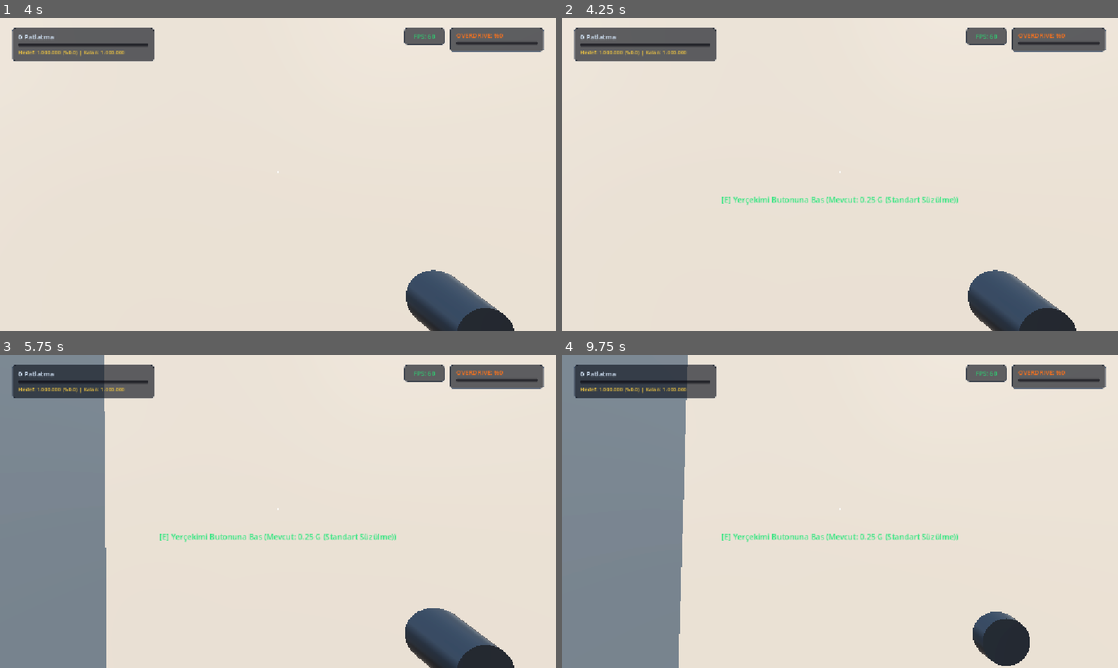
Above: before the commit, frames 1-4 (two rows, left to right).
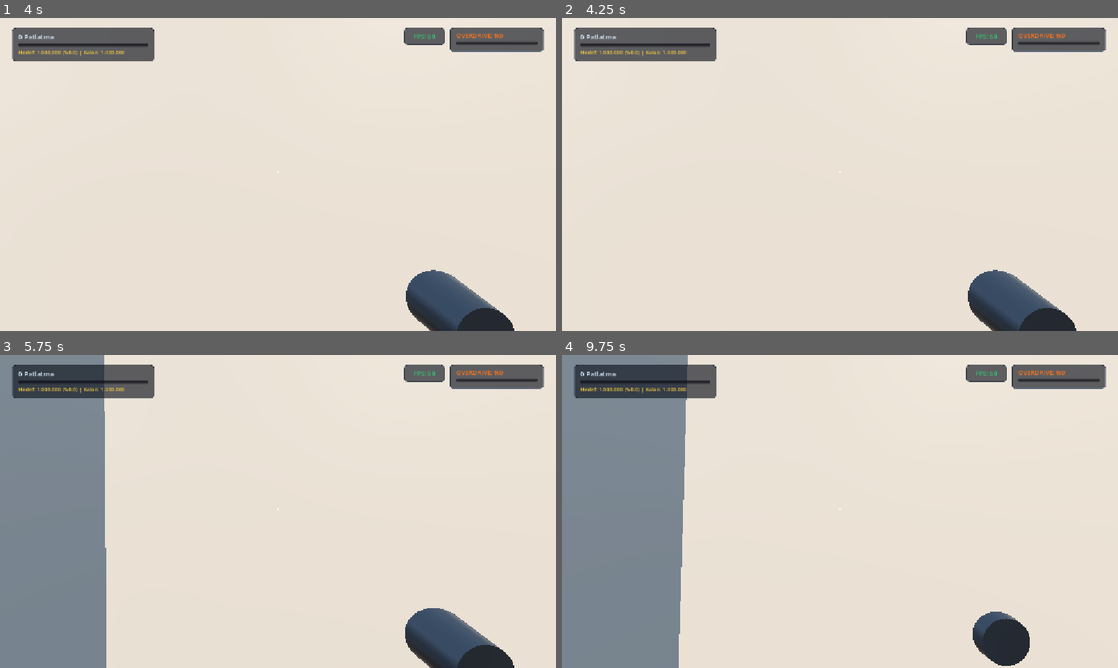
Above: after the commit, the same moments.

Repository: atalhatulu/balloon-room
Game: Godot game, scene res://scenes/main.tscn
The game is run twice, just before and just after one commit, with the same random seed, the same clock (stepped at 60 frames per second) and the same inputs.
Inputs (mouse positions are in pixels of both pictures, inside the frame that each line leads up to):
- Up to frame 1 (4 s): tap Enter at 0.5, 2.75 s; move the mouse to (272, 180) at 0.52 s; hold W 0.53-2.78 s; tap E at 0.6, 1.35, 2.3, 3.05, 3.8 s; click (272, 180) at 0.67 s; tap Space at 0.77, 1.52, 2, 3.02, 3.5, 3.77 s; move the mouse to (316, 177) at 1.27 s; move the mouse to (233, 171) at 2.02 s; tap Q at 2.1 s; move the mouse to (283, 174) at 2.77 s; hold A 2.78-3.53 s; tap R at 2.85 s; click (283, 174) at 2.92 s; move the mouse to (255, 168) at 3.52 s; hold W from 3.53 s (still down); tap G at 3.6 s
- Up to frame 2 (4.25 s): keep holding W
- Up to frame 3 (5.75 s): keep holding W; move the mouse to (305, 511) at 4.27 s; tap F at 4.35 s; tap Space at 4.52 s; tap E at 4.55, 5.3 s; tap Enter at 5 s; move the mouse to (250, 511) at 5.02 s; hold Shift from 5.03 s (still down); click (250, 511) at 5.17 s
- Up to frame 4 (9.75 s): move the mouse to (851, 505) at 5.77 s; release W at 5.78 s; release Shift at 5.78 s; hold D 5.78-6.53 s; tap E at 5.85, 6.6, 7.55, 8.3, 9.05 s; tap Space at 6.02, 6.5, 6.77, 7.52, 9.02 s; move the mouse to (834, 517) at 6.52 s; hold W 6.53-8.78 s; move the mouse to (878, 514) at 7.27 s; tap Q at 7.35 s; click (878, 514) at 7.42 s; move the mouse to (795, 508) at 8.02 s; tap R at 8.1 s; move the mouse to (845, 511) at 8.77 s; hold A 8.78-9.53 s; tap G at 8.85 s; move the mouse to (817, 505) at 9.52 s; hold W from 9.53 s (still down); tap F at 9.6 s; click (817, 505) at 9.67 s

Frame 1 is identical in both runs. In frame 2, 0.5% of the frame differs, in the area x 28-72%, y 56-60%; in frame 3, 0.5%; in frame 4, 0.5%.

Commit message:
feat: replace collision area triggers with crosshair raycast interactions for desk, gravity terminal, and devices

Diff:
--- a/project.godot
+++ b/project.godot
@@ -22,12 +22,11 @@
 
 [physics]
 
+common/max_physics_steps_per_frame=4
 3d/physics_engine="Jolt Physics"
-3d/solver/solver_iterations=6
 3d/sleep_threshold_linear=0.2
 3d/sleep_threshold_angular=0.2
-common/physics_ticks_per_second=60
-common/max_physics_steps_per_frame=4
+3d/solver/solver_iterations=6
 
 [rendering]
 
--- a/scenes/main.tscn
+++ b/scenes/main.tscn
@@ -44,12 +44,12 @@
 [sub_resource type="BoxShape3D" id="BoxShape3D_main_ceiling"]
 size = Vector3(16, 0.5, 16)
 
-[sub_resource type="BoxMesh" id="BoxMesh_main_ceiling"]
-size = Vector3(16, 0.5, 16)
-
 [sub_resource type="StandardMaterial3D" id="StandardMaterial3D_wall_mat"]
 albedo_color = Color(0.42, 0.48, 0.55, 1)
 roughness = 0.65
+
+[sub_resource type="BoxMesh" id="BoxMesh_main_ceiling"]
+size = Vector3(16, 0.5, 16)
 
 [sub_resource type="BoxShape3D" id="BoxShape3D_main_wall_z"]
 size = Vector3(16, 6, 0.5)
@@ -182,7 +182,10 @@
 size = Vector3(0.3, 0.65, 0.9)
 
 [sub_resource type="BoxShape3D" id="BoxShape3D_desk_area"]
-size = Vector3(3.5, 2.5, 3.5)
+size = Vector3(1.8, 1.8, 2.6)
+
+[sub_resource type="BoxShape3D" id="BoxShape3D_terminal_area"]
+size = Vector3(1.2, 2.2, 1.2)
 
 [sub_resource type="StyleBoxFlat" id="StyleBoxFlat_micro_panel"]
 bg_color = Color(0.06, 0.08, 0.12, 0.65)
@@ -246,7 +249,6 @@
 transform = Transform3D(0.866025, -0.353553, 0.353553, 0, 0.707107, 0.707107, -0.5, -0.612372, 0.612372, 8, 12, 8)
 light_color = Color(1, 0.96, 0.9, 1)
 light_energy = 0.9
-shadow_enabled = false
 
 [node name="MainRoomLight" type="OmniLight3D" parent="." unique_id=1048935766]
 transform = Transform3D(1, 0, 0, 0, 1, 0, 0, 0, 1, 0, 5.3, 0)
@@ -504,6 +506,12 @@
 light_color = Color(1, 0.65, 0.2, 1)
 omni_range = 3.0
 
+[node name="TerminalArea" type="Area3D" parent="Environment/GravityTerminal" unique_id=1948201948]
+transform = Transform3D(1, 0, 0, 0, 1, 0, 0, 0, 1, 0, 1.0, 0)
+
+[node name="CollisionShape3D" type="CollisionShape3D" parent="Environment/GravityTerminal/TerminalArea" unique_id=1948201949]
+shape = SubResource("BoxShape3D_terminal_area")
+
 [node name="SideOffice" type="Node3D" parent="Environment" unique_id=274891305]
 transform = Transform3D(1, 0, 0, 0, 1, 0, 0, 0, 1, 13.5, 0, 0)
 
@@ -571,7 +579,7 @@
 mesh = SubResource("BoxMesh_monitor")
 
 [node name="DeskArea" type="Area3D" parent="Environment/SideOffice/ComputerDesk" unique_id=1746666927]
-transform = Transform3D(1, 0, 0, 0, 1, 0, 0, 0, 1, -1, 1, 0)
+transform = Transform3D(1, 0, 0, 0, 1, 0, 0, 0, 1, 0, 0.8, 0)
 
 [node name="CollisionShape3D" type="CollisionShape3D" parent="Environment/SideOffice/ComputerDesk/DeskArea" unique_id=1534204069]
 shape = SubResource("BoxShape3D_desk_area")
@@ -637,7 +645,6 @@
 theme_override_styles/background = SubResource("StyleBoxFlat_crosshair_stamina_bg")
 theme_override_styles/fill = SubResource("StyleBoxFlat_crosshair_stamina_fill")
 max_value = 1000000.0
-value = 0.0
 show_percentage = false
 
 [node name="GrandGoalLabel" type="Label" parent="UI/HUD/TopLeft/Margin/VBox" unique_id=1849103959]
@@ -710,8 +717,6 @@
 layout_mode = 2
 theme_override_styles/background = SubResource("StyleBoxFlat_crosshair_stamina_bg")
 theme_override_styles/fill = SubResource("StyleBoxFlat_crosshair_stamina_fill")
-max_value = 100.0
-value = 0.0
 show_percentage = false
 
 [node name="CrosshairContainer" type="CenterContainer" parent="UI/HUD" unique_id=147273076]
--- a/scripts/main.gd
+++ b/scripts/main.gd
@@ -112,6 +112,9 @@
 
 var is_near_desk: bool = false
 var is_near_grav_terminal: bool = false
+var raycast_target_type: String = "" # "desk", "gravity_terminal", "device", ""
+var raycast_target_device: Node3D = null
+var raycast_target_name: String = ""
 var current_filter: String = "upgrades"
 var auto_save_timer: float = 0.0
 var active_vent_positions: Array[Vector3] = []
@@ -646,8 +649,95 @@
 				desk_prompt.visible = true
 		return
 
-	# 2. Check for nearby devices to pick up or interact
+	# 2. Precision Raycast Targeting (Aim directly with crosshair to interact from distance)
+	update_raycast_interaction()
+
+func update_raycast_interaction() -> void:
+	raycast_target_type = ""
+	raycast_target_device = null
+	raycast_target_name = ""
 	nearby_device = null
+
+	if not player or not is_instance_valid(player):
+		if desk_prompt: desk_prompt.visible = false
+		return
+
+	var cam: Camera3D = player.get_node_or_null("Head/Camera3D")
+	if not cam:
+		if desk_prompt: desk_prompt.visible = false
+		return
+
+	var from = cam.global_position
+	var to = from + (-cam.global_transform.basis.z * 5.2)
+
+	var world = get_world_3d()
+	if not world: return
+	var space_state = world.direct_space_state
+	if not space_state: return
+
+	var query = PhysicsRayQueryParameters3D.create(from, to)
+	query.collide_with_areas = true
+	query.collide_with_bodies = true
+	query.exclude = [player.get_rid()]
+
+	var result = space_state.intersect_ray(query)
+	if result:
+		var col = result.collider
+		if col and is_instance_valid(col):
+			# 1. Looking at Computer Desk / Monitor
+			if _is_desk(col):
+				raycast_target_type = "desk"
+				is_near_desk = true
+				if desk_prompt:
+					desk_prompt.text = "[E] Bilgisayarı Aç / Dükkana Gir"
+					desk_prompt.visible = true
+				return
+
+			# 2. Looking at Gravity Terminal
+			if _is_gravity_terminal(col):
+				raycast_target_type = "gravity_terminal"
+				is_near_grav_terminal = true
+				var g_mode = gravity_mode_names[clamp(current_gravity_idx, 0, gravity_mode_names.size() - 1)]
+				if desk_prompt:
+					desk_prompt.text = "[E] Yerçekimi Değiştir (Mevcut: " + g_mode + ")"
+					desk_prompt.visible = true
+				return
+
+			# 3. Looking at Automation Device
+			var dev = _get_device_from_collider(col)
+			if not dev.is_empty():
+				raycast_target_type = "device"
+				raycast_target_device = dev["node"]
+				raycast_target_name = dev["name"]
+				nearby_device = dev["node"]
+				if desk_prompt:
+					desk_prompt.text = "[E] " + dev["name"] + " Taşı (Izgara Modu)"
+					desk_prompt.visible = true
+				return
+
+	if desk_prompt:
+		desk_prompt.visible = false
+
+func _is_desk(col: Object) -> bool:
+	if not col: return false
+	var n: Node = col as Node
+	while n and n != self and n != get_tree().root:
+		if n.name == "ComputerDesk" or n.name == "DeskArea" or n.name == "MonitorMesh" or n.name == "TableMesh" or n.is_in_group("computer_desk"):
+			return true
+		n = n.get_parent()
+	return false
+
+func _is_gravity_terminal(col: Object) -> bool:
+	if not col: return false
+	var n: Node = col as Node
+	while n and n != self and n != get_tree().root:
+		if n.name == "GravityTerminal" or n.name == "TerminalArea" or n.name == "TerminalBody" or n.name == "ButtonMesh" or n.name == "ScreenMesh" or n.is_in_group("gravity_terminal"):
+			return true
+		n = n.get_parent()
+	return false
+
+func _get_device_from_collider(col: Object) -> Dictionary:
+	if not col: return {}
 	var candidate_devices = [
 		{"node": spike_wall, "name": "Dikenli Zemin"},
 		{"node": electric_wall, "name": "Elektrikli Zemin Izgarası"},
@@ -655,37 +745,14 @@
 		{"node": conveyor_crusher, "name": "Makaralı Balon Öğütücü"},
 		{"node": corner_fan, "name": "Köşe Fanı"}
 	]
-
-	var closest_dist = 3.6
-	var closest_name = ""
-	for item in candidate_devices:
-		var d_node = item.node
-		if d_node and is_instance_valid(d_node) and d_node.get("is_active"):
-			var dist = player.global_position.distance_to(d_node.global_position)
-			if dist < closest_dist:
-				closest_dist = dist
-				nearby_device = d_node
-				closest_name = item.name
-
-	is_near_grav_terminal = false
-	if gravity_terminal and player and not is_near_desk and nearby_device == null:
-		var dist_to_term = player.global_position.distance_to(gravity_terminal.global_position)
-		if dist_to_term < 3.4:
-			is_near_grav_terminal = true
-
-	if desk_prompt:
-		if is_near_desk:
-			desk_prompt.text = "[E] Bilgisayarı Aç / Markete Gir"
-			desk_prompt.visible = true
-		elif nearby_device != null:
-			desk_prompt.text = "[E] " + closest_name + " Taşı (Izgara Modu)"
-			desk_prompt.visible = true
-		elif is_near_grav_terminal:
-			var g_mode = gravity_mode_names[clamp(current_gravity_idx, 0, gravity_mode_names.size() - 1)]
-			desk_prompt.text = "[E] Yerçekimi Butonuna Bas (Mevcut: " + g_mode + ")"
-			desk_prompt.visible = true
-		else:
-			desk_prompt.visible = false
+	var n: Node = col as Node
+	while n and n != self and n != get_tree().root:
+		for item in candidate_devices:
+			if item.node and is_instance_valid(item.node) and item.node == n:
+				if item.node.get("is_active"):
+					return item
+		n = n.get_parent()
+	return {}
 
 func save_current_data() -> void:
 	if not is_inside_tree():
@@ -933,15 +1000,16 @@
 				get_viewport().set_input_as_handled()
 				return
 
-	# 2. Normal Interactions
+	# 2. Normal Interactions (Raycast crosshair aiming & distance reach)
 	if event is InputEventKey and event.pressed and not event.is_echo():
 		if event.keycode == KEY_E:
-			if is_near_desk:
+			if raycast_target_type == "desk" or is_near_desk:
 				toggle_shop_modal()
-			elif is_near_grav_terminal:
+			elif raycast_target_type == "gravity_terminal" or is_near_grav_terminal:
 				cycle_gravity_mode()
-			elif nearby_device != null:
-				start_carrying_device(nearby_device)
+			elif (raycast_target_type == "device" and raycast_target_device != null) or nearby_device != null:
+				var dev = raycast_target_device if raycast_target_device != null else nearby_device
+				start_carrying_device(dev)
 		elif event.keycode == KEY_G:
 			cycle_gravity_mode()
 		elif event.keycode == KEY_ESCAPE and shop_modal and shop_modal.visible:
